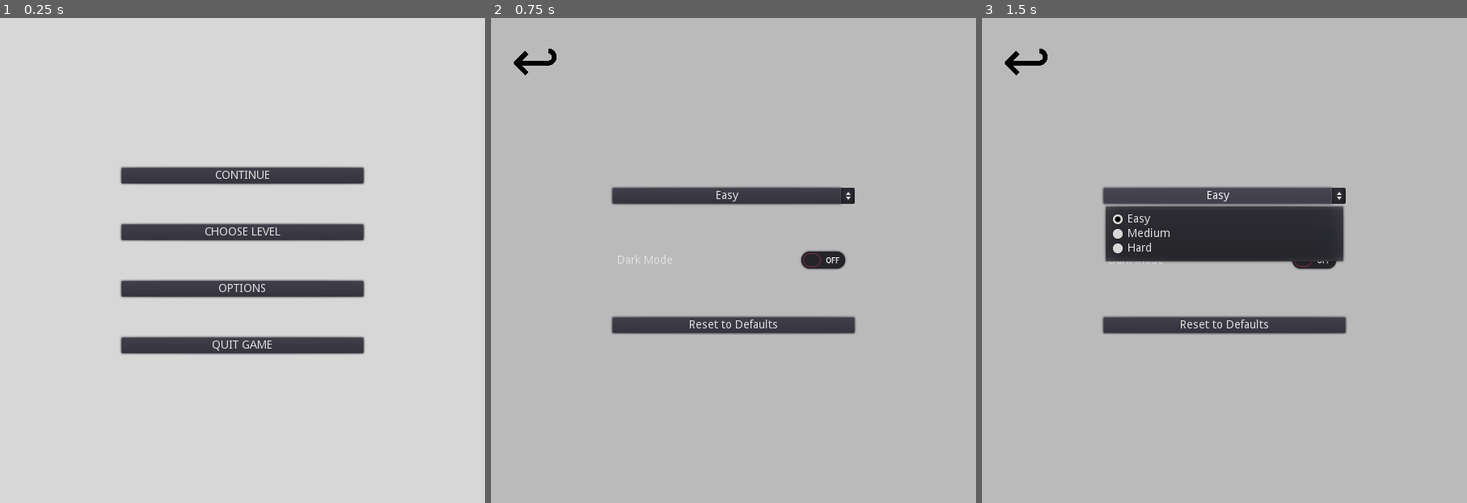
Above: before the commit, frames 1-3 (left to right).
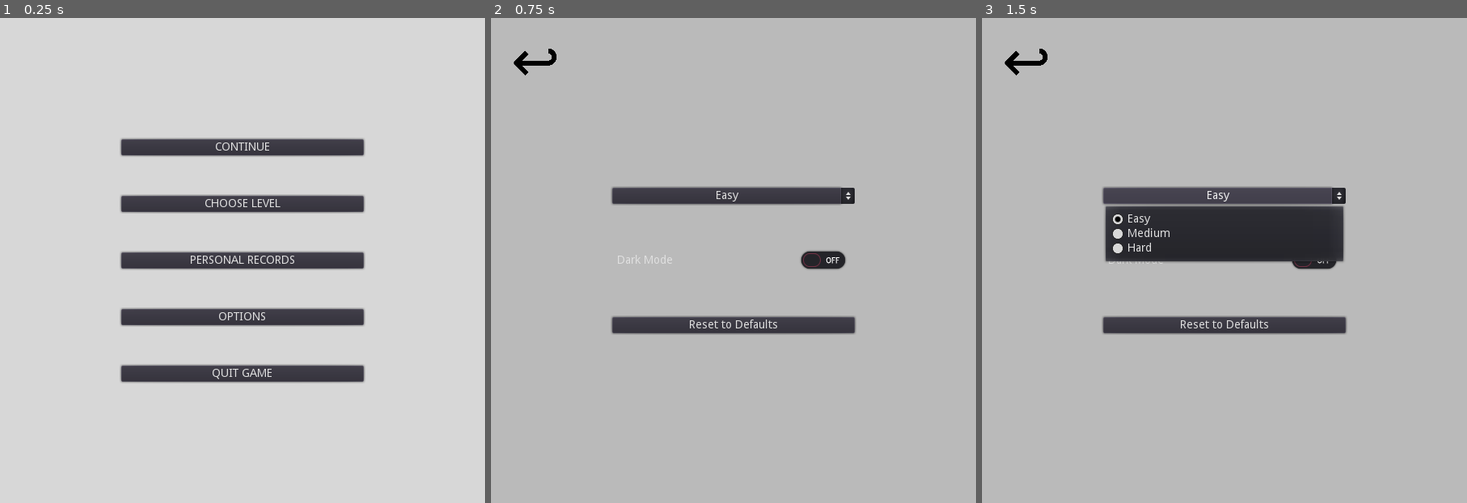
Above: after the commit, the same moments.

Repository: Inglo-Games/dollar-shuffle
Game: Godot game, scene res://scenes/main_menu.tscn
The game is run twice, just before and just after one commit, with the same random seed, the same clock (stepped at 60 frames per second) and the same inputs.
Inputs:
- Up to frame 1 (0.25 s): no input
- Up to frame 2 (0.75 s): click "OPTIONS" at 0.5 s
- Up to frame 3 (1.5 s): click "Easy" at 1.25 s

The runs differ from the first frame. In frame 1, 18% of the frame differs, in the area x 24-76%, y 24-76%; in frame 2, nothing differs; in frame 3, nothing differs.

Commit message:
Adding button to main menu for records screen

Diff:
--- a/scenes/main_menu.tscn
+++ b/scenes/main_menu.tscn
@@ -2,7 +2,7 @@
 
 [ext_resource path="res://scripts/main_menu.gd" type="Script" id=1]
 
-[node name="base" type="Control"]
+[node name="base" type="Control" index="0"]
 
 anchor_left = 0.0
 anchor_top = 0.0
@@ -59,9 +59,9 @@
 anchor_top = 0.0
 anchor_right = 0.0
 anchor_bottom = 0.0
-margin_top = 140.0
+margin_top = 105.0
 margin_right = 300.0
-margin_bottom = 160.0
+margin_bottom = 125.0
 rect_pivot_offset = Vector2( 0, 0 )
 rect_clip_content = false
 focus_mode = 2
@@ -84,9 +84,9 @@
 anchor_top = 0.0
 anchor_right = 0.0
 anchor_bottom = 0.0
-margin_top = 210.0
+margin_top = 175.0
 margin_right = 300.0
-margin_bottom = 230.0
+margin_bottom = 195.0
 rect_pivot_offset = Vector2( 0, 0 )
 rect_clip_content = false
 focus_mode = 2
@@ -103,15 +103,40 @@
 align = 1
 _sections_unfolded = [ "Anchor", "Margin" ]
 
-[node name="opt_button" type="Button" parent="menu_container" index="2"]
+[node name="records_button" type="Button" parent="menu_container" index="2"]
 
 anchor_left = 0.0
 anchor_top = 0.0
 anchor_right = 0.0
 anchor_bottom = 0.0
-margin_top = 280.0
+margin_top = 245.0
 margin_right = 300.0
-margin_bottom = 300.0
+margin_bottom = 265.0
+rect_pivot_offset = Vector2( 0, 0 )
+rect_clip_content = false
+focus_mode = 2
+mouse_filter = 0
+mouse_default_cursor_shape = 0
+size_flags_horizontal = 1
+size_flags_vertical = 1
+toggle_mode = false
+enabled_focus_mode = 2
+shortcut = null
+group = null
+text = "PERSONAL RECORDS"
+flat = false
+align = 1
+_sections_unfolded = [ "Anchor", "Margin" ]
+
+[node name="opt_button" type="Button" parent="menu_container" index="3"]
+
+anchor_left = 0.0
+anchor_top = 0.0
+anchor_right = 0.0
+anchor_bottom = 0.0
+margin_top = 315.0
+margin_right = 300.0
+margin_bottom = 335.0
 rect_pivot_offset = Vector2( 0, 0 )
 rect_clip_content = false
 focus_mode = 2
@@ -128,15 +153,15 @@
 align = 1
 _sections_unfolded = [ "Anchor", "Margin" ]
 
-[node name="quit_button" type="Button" parent="menu_container" index="3"]
+[node name="quit_button" type="Button" parent="menu_container" index="4"]
 
 anchor_left = 0.0
 anchor_top = 0.0
 anchor_right = 0.0
 anchor_bottom = 0.0
-margin_top = 350.0
+margin_top = 385.0
 margin_right = 300.0
-margin_bottom = 370.0
+margin_bottom = 405.0
 rect_pivot_offset = Vector2( 0, 0 )
 rect_clip_content = false
 focus_mode = 2
--- a/scripts/main_menu.gd
+++ b/scripts/main_menu.gd
@@ -6,15 +6,17 @@
 # Button objects
 onready var cont_btn = get_node("menu_container/cont_button")
 onready var level_btn = get_node("menu_container/level_button")
+onready var recs_btn = get_node("menu_container/records_button")
 onready var opt_btn = get_node("menu_container/opt_button")
 onready var quit_btn = get_node("menu_container/quit_button")
 
 func _ready():
 	# Connect buttons to respective functions
-	cont_btn.connect("pressed", self, "return_level", [])
-	level_btn.connect("pressed", self, "choose_level", [])
-	opt_btn.connect("pressed", self, "open_options", [])
-	quit_btn.connect("pressed", self, "quit_game", [])
+	cont_btn.connect("pressed", self, "return_level")
+	level_btn.connect("pressed", self, "choose_level")
+	recs_btn.connect("pressed", self, "open_records")
+	opt_btn.connect("pressed", self, "open_options")
+	quit_btn.connect("pressed", self, "quit_game")
 
 # Return to last unsolved puzzle
 func return_level():
@@ -25,6 +27,10 @@
 func choose_level():
 	get_tree().change_scene("res://scenes/lvl_menu.tscn")
 
+# Open the records list
+func open_records():
+	get_tree().change_scene("res://scenes/records_menu.tscn")
+
 # Open the options menu
 func open_options():
 	get_tree().change_scene("res://scenes/opts_menu.tscn")
